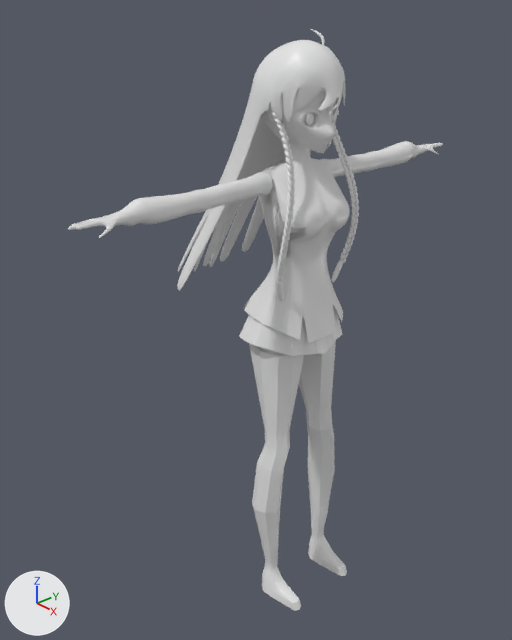
An edit to the Blender file solar_marine_model/character_solar_marine.blend, drawn before and after from the same camera.
One viewpoint serves both versions: a 50 mm camera at (3.52, -3.59, 2.63) aimed at (-0.5, -0.03, 0.08). The lights are fixed; the arrows at lower left show +X, +Y and +Z.

Before the edit, the objects in view are built like this:
```python
ob_body = bpy.data.objects.new('Body', me_cube)
ob_body.location = (0.0, 0.0, 0.0)
ob_body.scale = (0.702, 1.0, 1.0)
ob_braid = bpy.data.objects.new('Braid', me_plane_002)
ob_braid.location = (0.0, 0.0, 0.0)
ob_braid.scale = (0.0292, 0.025, 0.0241)
ob_cowlick = bpy.data.objects.new('Cowlick', me_cube_002)
ob_cowlick.location = (0.0, 0.0, 0.0)
ob_cowlick.scale = (0.702, 1.0, 1.0)
ob_eye = bpy.data.objects.new('Eye', me_sphere)
ob_eye.location = (0.0, 0.0, 0.0)
ob_eyelash = bpy.data.objects.new('EyeLash', me_cube_003)
ob_eyelash.location = (0.0, 0.0, 0.0)
ob_eyelash.scale = (0.702, 1.0, 1.0)
ob_hair = bpy.data.objects.new('Hair', me_cube_001)
ob_hair.location = (0.0, 0.0, 0.0)
ob_hair.scale = (0.702, 1.0, 1.0)
ob_outfitarm = bpy.data.objects.new('OutfitArm', me_cube_004)
ob_outfitarm.location = (0.0, 0.0, 0.0)
ob_outfitarm.scale = (0.702, 1.0, 1.0)
ob_outfitshirt = bpy.data.objects.new('OutfitShirt', me_cube_005)
ob_outfitshirt.location = (0.0, 0.0, 0.0)
ob_outfitshirt.scale = (0.702, 1.0, 1.0)
ob_outfitskirt = bpy.data.objects.new('OutfitSkirt', me_cube_006)
ob_outfitskirt.location = (0.0, 0.0, 0.0)
ob_outfitskirt.scale = (0.702, 1.0, 1.0)
# also in view: 'OutfitBoot' at (0.02, 0.0, -1.12)
```
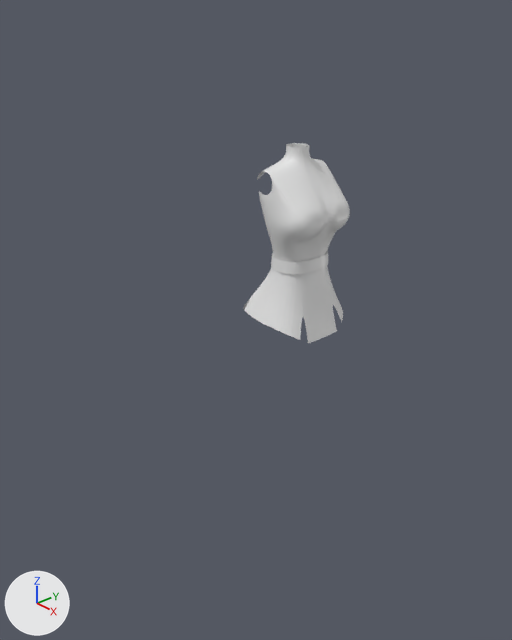
Commit message: belt modeling starting point

Changed parts and their boxes (x1, y1, x2, y2) in the pictures (512 x 640 px):
'OutfitBoot', hidden
    before: (249, 340, 347, 611)
'Hair', hidden
    before: (177, 40, 345, 290)
'Body', hidden
    before: (68, 90, 443, 594)
'OutfitArm', hidden
    before: (81, 141, 438, 231)
'Braid', hidden
    before: (269, 103, 359, 301)
'OutfitSkirt', hidden
    before: (239, 305, 342, 356)
'OutfitBelt', added
    after: (271, 251, 328, 274)
'Eye', hidden
    before: (305, 111, 337, 125)
'EyeLash', hidden
    before: (299, 109, 339, 121)
'Cowlick', hidden
    before: (311, 29, 325, 45)

Patch to the scene script:
```diff
--- a/solar_marine_model/character_solar_marine.blend.py
+++ b/solar_marine_model/character_solar_marine.blend.py
@@ me_cube_008 @@
+me_cube_008.from_pydata([(-0.203, 0.21, 0.709), (-0.276, 0.115, 0.709), (-0.314, 0.041, 0.709), (0.201, 0.041, 0.709), (0.196, 0.115, 0.709), (0.124, 0.21, 0.709), (-0.072, 0.249, 0.709), (-0.314, 0.0, 0.709), (0.201, 0.0, 0.709), (-0.203, 0.201, 0.803), (-0.276, 0.106, 0.803), (-0.314, 0.033, 0.803), (0.201, 0.033, 0.803), (0.196, 0.106, 0.803), (0.124, 0.201, 0.803), (-0.072, 0.241, 0.803), (-0.314, 0.0, 0.803), (0.201, 0.0, 0.803)], [], [(2, 7, 16, 11), (1, 2, 11, 10), (8, 3, 12, 17), (6, 0, 9, 15), (4, 5, 14, 13), (0, 1, 10, 9), (5, 6, 15, 14), (3, 4, 13, 12)])
+me_cube_008.materials.append(mat_material)  # white #e7e7e7
@@ ob_body @@
 _m = ob_body.modifiers.new('Subdivision', 'SUBSURF')
+ob_body.hide_set(True)
@@ ob_braid @@
 _m = ob_braid.modifiers.new('Subdivision', 'SUBSURF')
+ob_braid.hide_set(True)  # its collection is switched off
@@ ob_hair @@
 _m = ob_hair.modifiers.new('Subdivision', 'SUBSURF')
+ob_hair.hide_set(True)  # its collection is switched off
@@ ob_cowlick @@
 _m = ob_cowlick.modifiers.new('Subdivision', 'SUBSURF')
+ob_cowlick.hide_set(True)  # its collection is switched off
@@ ob_eye @@
 _m = ob_eye.modifiers.new('Subdivision', 'SUBSURF')
+ob_eye.hide_set(True)  # its collection is switched off
@@ ob_eyelash @@
 _m = ob_eyelash.modifiers.new('Subdivision', 'SUBSURF')
+ob_eyelash.hide_set(True)  # its collection is switched off
@@ ob_outfitarm @@
 _m = ob_outfitarm.modifiers.new('Subdivision', 'SUBSURF')
+ob_outfitarm.hide_set(True)
@@ ob_outfitskirt @@
 _m = ob_outfitskirt.modifiers.new('Subdivision', 'SUBSURF')
+ob_outfitskirt.hide_set(True)
@@ ob_outfitboot @@
 _m = ob_outfitboot.modifiers.new('Subdivision', 'SUBSURF')
 _m.subdivision_type = 'SIMPLE'
+ob_outfitboot.hide_set(True)
@@ ob_outfitbelt @@
+ob_outfitbelt = bpy.data.objects.new('OutfitBelt', me_cube_008)
+ob_outfitbelt.location = (0.0, 0.0, 0.0)
+ob_outfitbelt.scale = (0.702, 1.0, 1.0)
+_m = ob_outfitbelt.modifiers.new('Mirror', 'MIRROR')
+_m.use_axis = (False, True, False)
+_m.use_clip = True
+_m = ob_outfitbelt.modifiers.new('Subdivision', 'SUBSURF')
+_m.boundary_smooth = 'PRESERVE_CORNERS'
```
